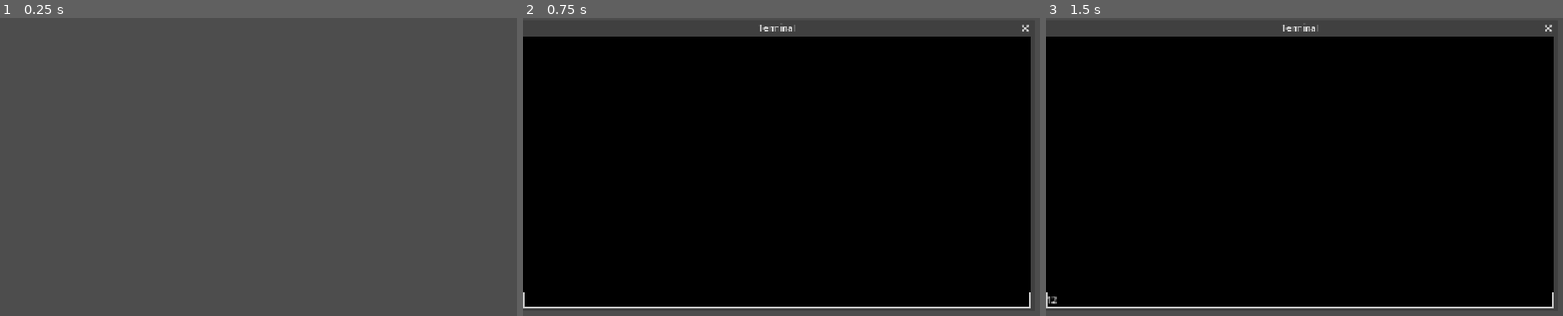
Above: before the commit, frames 1-3 (left to right).
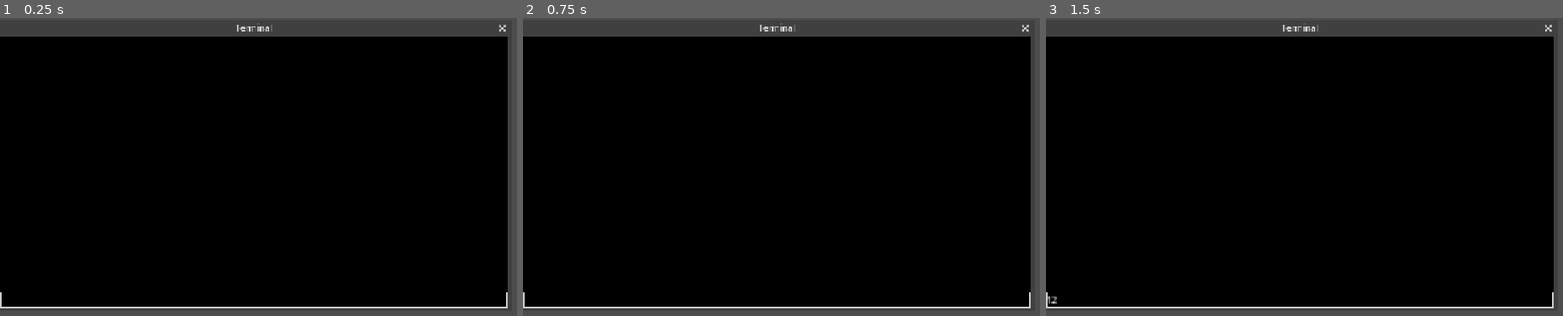
Above: after the commit, the same moments.

Repository: CAHSI-Game-Studios/CGS-project
Game: Godot game, scene res://main.tscn
Two runs of this game, one before a commit and one after it. Both use one fixed random seed, a clock stepped at 60 frames per second and the inputs below.
Inputs (mouse positions are in pixels of both pictures, inside the frame that each line leads up to):
- Up to frame 1 (0.25 s): no input
- Up to frame 2 (0.75 s): tap Enter at 0.5 s; move the mouse to (1008, 190) at 0.52 s; hold D (move_right) from 0.53 s (still down); hold T (open_terminal) from 0.53 s (still down); click (1008, 190) at 0.67 s
- Up to frame 3 (1.5 s): release D (move_right) at 1.25 s; release T (open_terminal) at 1.25 s; click (1299, 301) at 1.27 s; type "12" at 1.35 s

The runs differ from the first frame. In frame 1, 90% of the frame differs, in the area x 0-99%, y 2-98%; in frame 2, nothing differs; in frame 3, nothing differs.

Commit message:
implement gameA (ArcadeGame) to main

Diff:
--- a/src/core/scenes/PlayerScene.tscn
+++ b/src/core/scenes/PlayerScene.tscn
@@ -1,7 +1,7 @@
 [gd_scene format=3 uid="uid://bqwwxohqe6up2"]
 
-[ext_resource type="Script" uid="uid://tsjdgjm6fuwa" path="res://Scripts/player.gd" id="1_mhyra"]
-[ext_resource type="Texture2D" uid="uid://81ppbf36wc7r" path="res://Assets/Nova.png" id="2_ttk74"]
+[ext_resource type="Script" uid="uid://tsjdgjm6fuwa" path="res://core/scripts/player.gd" id="1_mhyra"]
+[ext_resource type="Texture2D" uid="uid://81ppbf36wc7r" path="res://core/assets/Nova.png" id="2_ttk74"]
 
 [sub_resource type="RectangleShape2D" id="RectangleShape2D_bhunq"]
 
--- /dev/null
+++ b/src/games/gameA/scripts/game_a.gd
@@ -0,0 +1,16 @@
+extends ArcadeGame
+
+@export var SPEED = 200.0
+
+func _ready() -> void:
+	pass
+
+func _physics_process(_delta: float) -> void:
+	var direction := Input.get_vector("move_left","move_right","move_up","move_down")
+	$player.velocity = direction * SPEED
+	$player.move_and_slide()
+
+func enter( _enterData : Variant = null) -> void:
+	pass
+func exit() -> void:
+	pass
--- a/src/main.tscn
+++ b/src/main.tscn
@@ -7,6 +7,7 @@
 [ext_resource type="PackedScene" uid="uid://cn0htfv4oqs2e" path="res://games/example0/example1.tscn" id="5_lquwl"]
 [ext_resource type="PackedScene" uid="uid://8u7o87nryac0" path="res://core/dialogue_system/DialogueSystem.tscn" id="6_7mycd"]
 [ext_resource type="Script" uid="uid://pxo52x3jat8o" path="res://core/dialogue_system/dialogue.gd" id="7_5vw27"]
+[ext_resource type="PackedScene" uid="uid://4d7esgljfl3w" path="res://games/gameA/scenes/GameAScene.tscn" id="7_kek77"]
 [ext_resource type="Resource" uid="uid://dgcryps0x2tcp" path="res://core/dialogue_system/example_dialogues/0.tres" id="8_kek77"]
 
 [node name="Main" type="Node" unique_id=1309261153 node_paths=PackedStringArray("terminal")]
@@ -21,11 +22,11 @@
 visible = false
 
 [node name="terminal" parent="." unique_id=954730807 node_paths=PackedStringArray("game_manager", "dialogue_system") instance=ExtResource("3_h2yge")]
-visible = false
 game_manager = NodePath("../GameManager")
 games = Dictionary[String, PackedScene]({
 "example0": ExtResource("4_1bvp3"),
-"example1": ExtResource("5_lquwl")
+"example1": ExtResource("5_lquwl"),
+"gameA": ExtResource("7_kek77")
 })
 dialogue_system = NodePath("../DialogueSystem")
 test_dialogues = Dictionary[String, ExtResource("7_5vw27")]({
Not shown, added: src/games/gameA/scripts/game_a.gd.uid
